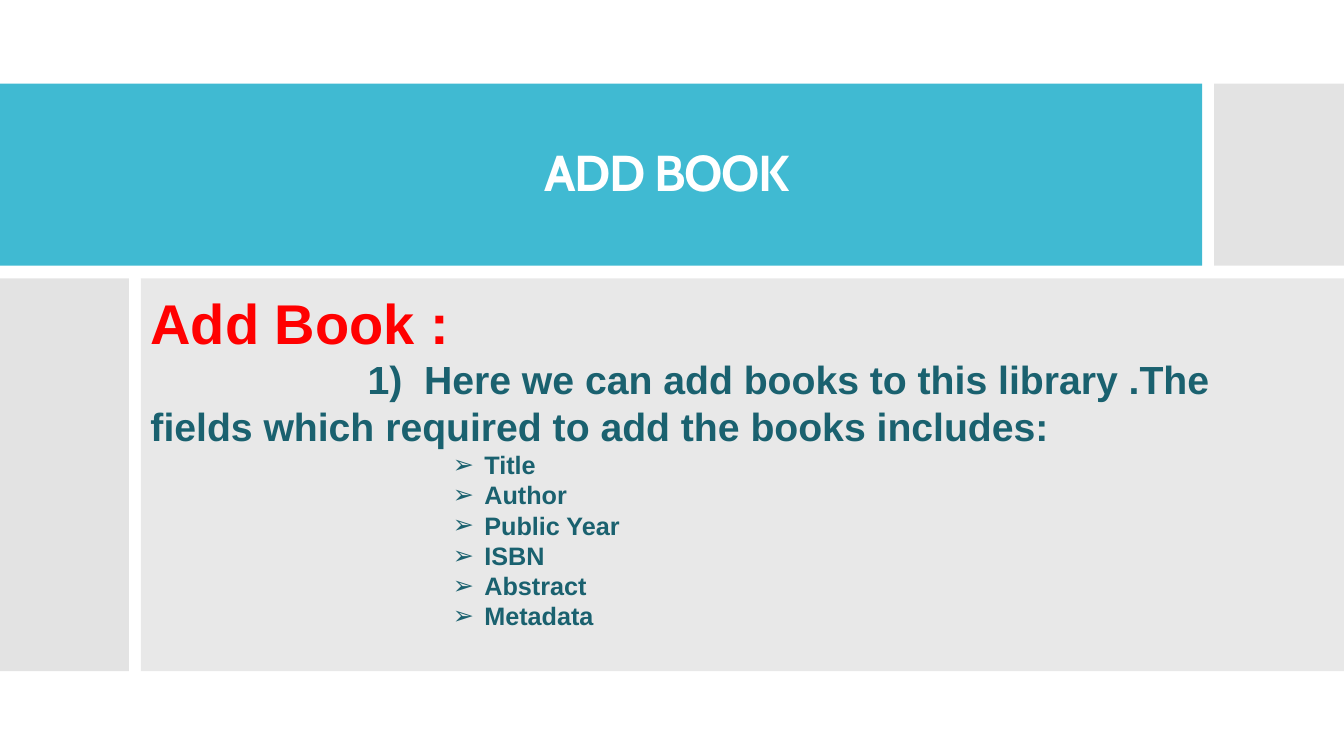
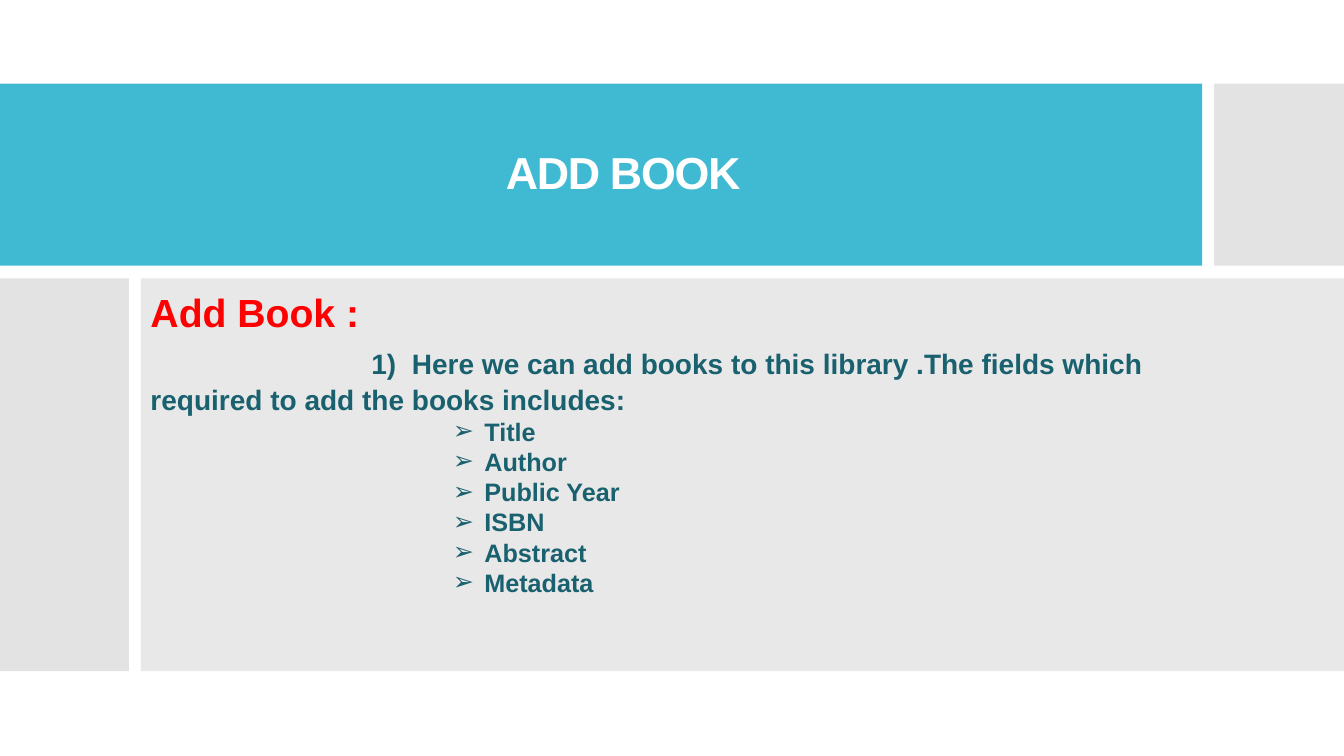
Before and after one commit to wangyang325/CS615Project, a slide deck: slide 16 of Presentation/Social Books.pptx (slide 19 before the commit). Drawn at 1344x756 pixels with LibreOffice and Linux fonts; fonts in the diff are those of the drawing. Boxes give left, top, right and bottom in pixels: in the first picture for what was removed or moved away, otherwise in the second. Text is boxed around its words. In the diff, an @@ line names an element or a change of style, - is before the commit and + after.

```diff
--- a/Presentation/Social Books.pptx
+++ b/Presentation/Social Books.pptx
@@ title "ADD BOOK" at bbox=[506, 157, 740, 190]: size 36 to 32 pt, font Cabin to Arial @@
@@ text at bbox=[150, 298, 1141, 415]: size 40 to 28 pt in "Add Book :"; size 28 to 20 pt in "1) Here we can add books to ..." @@
```
Also in this commit, not shown: 19 other slides changed, 3 slides removed, 1 other file.
